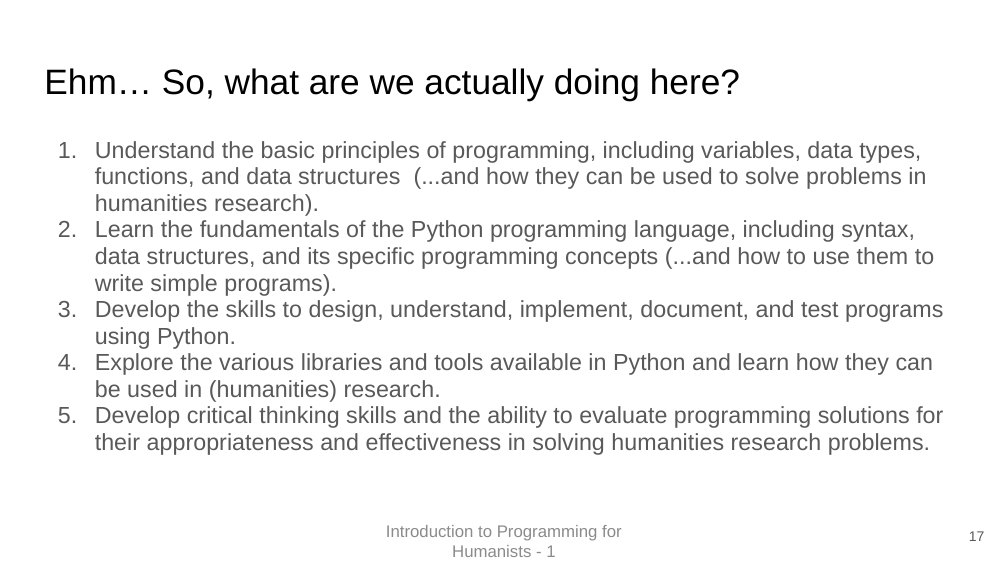
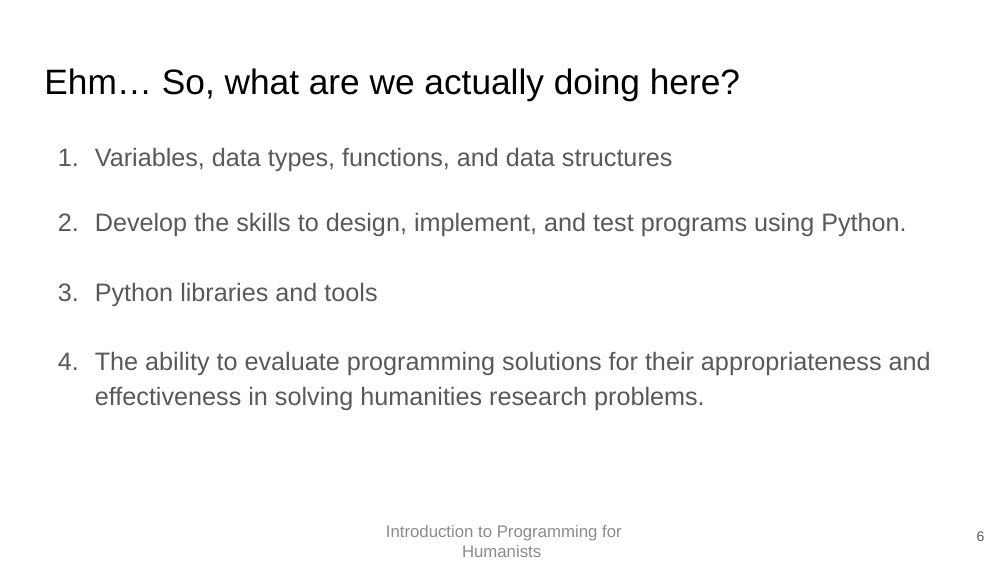
Before and after one commit to EvanEames/IPFH2526, a slide deck: slide 6 of week1/First Class.pptx (slide 17 before the commit). Drawn at 1008x567 pixels with LibreOffice and Linux fonts; fonts in the diff are those of the drawing. Boxes give left, top, right and bottom in pixels: in the first picture for what was removed or moved away, otherwise in the second. Text is boxed around its words. In the diff, an @@ line names an element or a change of style, - is before the commit and + after.

```diff
--- a/week1/First Class.pptx
+++ b/week1/First Class.pptx
@@ text at bbox=[95, 147, 931, 410]: text changed; size 16.6 to 18 pt @@
-1. Understand the basic principles of programming, including variables, data types, functions, and data structures (...and how they can be used to solve problems in humanities research).
-2. Learn the fundamentals of the Python programming language, including syntax, data structures, and its specific programming concepts (...and how to use them to write simple programs).
-3. Develop the skills to design, understand, implement, document, and test programs using Python.
-4. Explore the various libraries and tools available in Python and learn how they can be used in (humanities) research.
-5. Develop critical thinking skills and the ability to evaluate programming solutions for their appropriateness and effectiveness in solving humanities research problems.
+1. Variables, data types, functions, and data structures
+2. Develop the skills to design, implement, and test programs using Python.
+3. Python libraries and tools
+4. The ability to evaluate programming solutions for their appropriateness and effectiveness in solving humanities research problems.
@@ text at bbox=[386, 525, 622, 557]: text changed @@
-Introduction to Programming for Humanists - 1
+Introduction to Programming for Humanists
@@ page number at bbox=[977, 531, 985, 541]: text changed @@
-17
+6
```
Also in this commit, not shown: 14 other slides changed, 22 slides removed, 3 other files.
